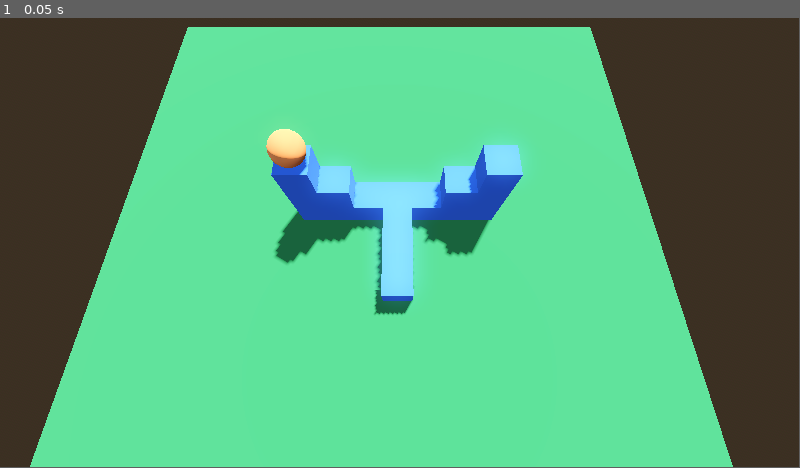
Above: before the commit, frame 1.
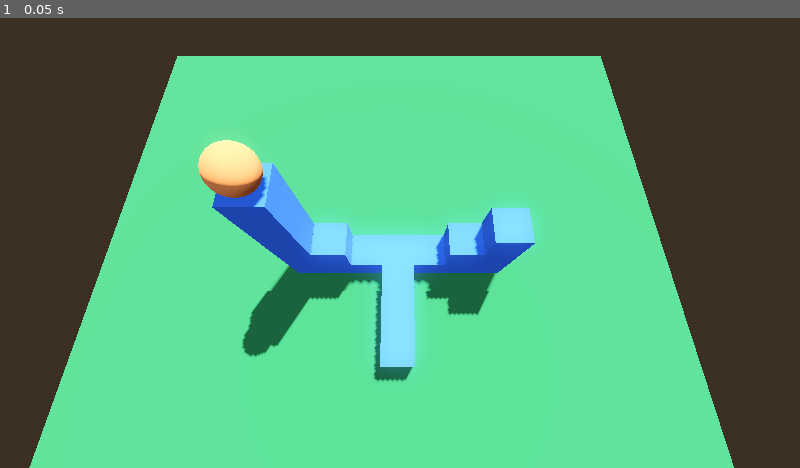
Above: after the commit, the same moment.

Repository: yosajka/box-project
Game: Godot game, scene res://scenes/gameplay.tscn
Same seed, same stepped clock (60 frames per second), same inputs: the game is played once before the commit and once after it.
Inputs:
- Up to frame 1 (0.05 s): no input
The window is 799x449 before the commit and 800x450 after it. Grey fills any space a smaller window leaves; there, only what the larger window draws over its background counts as a difference.

The runs differ from the first frame. In frame 1, 15% of the frame differs, in the area x 0-100%, y 0-100%.

Commit message:
Move by transform

Diff:
--- a/project.godot
+++ b/project.godot
@@ -17,8 +17,8 @@
 
 [display]
 
-window/size/viewport_width=1920
-window/size/viewport_height=1080
+window/size/viewport_width=1280
+window/size/viewport_height=720
 
 [input]
 
--- a/scenes/ball.tscn
+++ b/scenes/ball.tscn
@@ -1,6 +1,6 @@
 [gd_scene load_steps=5 format=3 uid="uid://dqeditn4vujgh"]
 
-[ext_resource type="Script" path="res://scenes/drag.gd" id="1_qflio"]
+[ext_resource type="Script" path="res://scripts/move_transform.gd" id="1_05m1e"]
 
 [sub_resource type="StandardMaterial3D" id="StandardMaterial3D_hm3jj"]
 albedo_color = Color(1, 0.564706, 0.313726, 1)
@@ -11,10 +11,11 @@
 [sub_resource type="ConvexPolygonShape3D" id="ConvexPolygonShape3D_pq3pv"]
 points = PackedVector3Array(0.457871, 0.198079, 0.0157824, -0.48874, -0.0916874, -0.0451868, -0.471509, -0.137027, -0.0 …(929 unchanged characters)…
 
-[node name="Ball" type="RigidBody3D"]
-lock_rotation = true
-angular_damp = 100.0
-script = ExtResource("1_qflio")
+[node name="Ball" type="StaticBody3D"]
+script = ExtResource("1_05m1e")
+move_speed = 5.0
+ray_length = 0.5
+ray_lenth_down = 100.0
 
 [node name="MeshInstance3D" type="MeshInstance3D" parent="."]
 mesh = SubResource("SphereMesh_r14ao")
@@ -24,4 +25,3 @@
 shape = SubResource("ConvexPolygonShape3D_pq3pv")
 
 [connection signal="input_event" from="." to="." method="_on_input_event"]
-[connection signal="mouse_entered" from="." to="." method="_on_mouse_entered"]
--- a/scenes/drag.gd
+++ /dev/null
@@ -1,40 +0,0 @@
-extends RigidBody3D
-
-var is_dragging : bool = false
-var mouse_start : Vector3 = Vector3()
-var direction : Vector3 = Vector3()
-var offset : Vector3 = Vector3()
-var z_cord: float = 0
-@export var move_speed : float
-
-func _ready():
-	set_process_input(true)
-
-func _on_input_event(camera, event, _pos, _normal, _shape_idx):
-	if event is InputEventMouseButton:
-		if event.is_pressed() and event.button_index == MOUSE_BUTTON_LEFT:
-			is_dragging = true
-			mouse_start = global_position
-			z_cord = global_position.distance_to(camera.global_position)
-			print("clicked")
-
-
-func _process(delta):
-	if Input.is_action_just_released("LeftClick") and is_dragging:
-		is_dragging = false
-		direction = (get_mouse_as_world_point() - mouse_start).normalized()
-		direction = get_x_or_z_direction()
-		print(direction)
-
-func _physics_process(delta):
-	move_and_collide(direction * 2 * delta)
-
-func get_mouse_as_world_point() -> Vector3:
-	var mouse_pos : Vector3 = get_viewport().get_camera_3d().project_position(get_viewport().get_mouse_position(), z_cord)
-	return mouse_pos
-
-func get_x_or_z_direction() -> Vector3:
-	direction = Vector3(round(direction.x), 0, round(direction.z))
-	if direction.x != 0 and direction.z != 0:
-		return Vector3.ZERO
-	return direction
--- a/scenes/gameplay.tscn
+++ b/scenes/gameplay.tscn
@@ -1,7 +1,7 @@
 [gd_scene load_steps=9 format=3 uid="uid://rqga4cwpe8kp"]
 
 [ext_resource type="PackedScene" uid="uid://dqeditn4vujgh" path="res://scenes/ball.tscn" id="1_g13y3"]
-[ext_resource type="PackedScene" uid="uid://c8q42ggt1gfpj" path="res://scenes/box.tscn" id="2_6cbih"]
+[ext_resource type="PackedScene" uid="uid://c8q42ggt1gfpj" path="res://scenes/groundbox.tscn" id="2_6cbih"]
 
 [sub_resource type="ProceduralSkyMaterial" id="ProceduralSkyMaterial_1ee37"]
 sky_horizon_color = Color(0.64625, 0.65575, 0.67075, 1)
@@ -26,7 +26,7 @@
 [sub_resource type="ConcavePolygonShape3D" id="ConcavePolygonShape3D_qoden"]
 data = PackedVector3Array(10, 0, 10, -10, 0, 10, 10, 0, -10, -10, 0, 10, -10, 0, -10, 10, 0, -10)
 
-[node name="Node3D" type="Node3D"]
+[node name="Gameplay" type="Node3D"]
 
 [node name="WorldEnvironment" type="WorldEnvironment" parent="."]
 environment = SubResource("Environment_sv6fi")
@@ -36,10 +36,10 @@
 shadow_enabled = true
 
 [node name="Ball" parent="." instance=ExtResource("1_g13y3")]
-transform = Transform3D(1, 0, 0, 0, 1, 0, 0, 0, 1, 0.5, 3.5, 0)
+transform = Transform3D(1, 0, 0, 0, 1, 0, 0, 0, 1, 0.5, 5.5, 0)
 
 [node name="Camera3D" type="Camera3D" parent="."]
-transform = Transform3D(1, 0, 0, 0, 0.34202, 0.939693, 0, -0.939693, 0.34202, 3.517, 10, 5.04)
+transform = Transform3D(1, 0, 0, 0, 0.34202, 0.939693, 0, -0.939693, 0.34202, 3.517, 10, 3.04)
 
 [node name="Ground" type="MeshInstance3D" parent="."]
 transform = Transform3D(1, 0, 0, 0, 1, 0, 0, 0, 1, 3, 0, 0)
@@ -50,50 +50,58 @@
 [node name="CollisionShape3D" type="CollisionShape3D" parent="Ground/StaticBody3D"]
 shape = SubResource("ConcavePolygonShape3D_qoden")
 
-[node name="Box" parent="." instance=ExtResource("2_6cbih")]
+[node name="Node3D" type="Node3D" parent="."]
+
+[node name="Box" parent="Node3D" instance=ExtResource("2_6cbih")]
 transform = Transform3D(1, 0, 0, 0, 1, 0, 0, 0, 1, 1.45026, 0.5, 0)
 
-[node name="Box7" parent="." instance=ExtResource("2_6cbih")]
+[node name="Box7" parent="Node3D" instance=ExtResource("2_6cbih")]
 transform = Transform3D(1, 0, 0, 0, 1, 0, 0, 0, 1, 1.45026, 1.5, 0)
 
-[node name="Box11" parent="." instance=ExtResource("2_6cbih")]
+[node name="Box11" parent="Node3D" instance=ExtResource("2_6cbih")]
 transform = Transform3D(1, 0, 0, 0, 1, 0, 0, 0, 1, 0.450264, 0.5, 0)
 
-[node name="Box12" parent="." instance=ExtResource("2_6cbih")]
+[node name="Box12" parent="Node3D" instance=ExtResource("2_6cbih")]
 transform = Transform3D(1, 0, 0, 0, 1, 0, 0, 0, 1, 0.450264, 1.5, 0)
 
-[node name="Box13" parent="." instance=ExtResource("2_6cbih")]
+[node name="Box13" parent="Node3D" instance=ExtResource("2_6cbih")]
 transform = Transform3D(1, 0, 0, 0, 1, 0, 0, 0, 1, 0.450264, 2.5, 0)
 
-[node name="Box2" parent="." instance=ExtResource("2_6cbih")]
+[node name="Box17" parent="Node3D" instance=ExtResource("2_6cbih")]
+transform = Transform3D(1, 0, 0, 0, 1, 0, 0, 0, 1, 0.450264, 3.5, 0)
+
+[node name="Box18" parent="Node3D" instance=ExtResource("2_6cbih")]
+transform = Transform3D(1, 0, 0, 0, 1, 0, 0, 0, 1, 0.450264, 4.5, 0)
+
+[node name="Box2" parent="Node3D" instance=ExtResource("2_6cbih")]
 transform = Transform3D(1, 0, 0, 0, 1, 0, 0, 0, 1, 2.45026, 0.5, 0)
 
-[node name="Box3" parent="." instance=ExtResource("2_6cbih")]
+[node name="Box3" parent="Node3D" instance=ExtResource("2_6cbih")]
 transform = Transform3D(1, 0, 0, 0, 1, 0, 0, 0, 1, 3.45026, 0.5, 0)
 
-[node name="Box14" parent="." instance=ExtResource("2_6cbih")]
+[node name="Box14" parent="Node3D" instance=ExtResource("2_6cbih")]
 transform = Transform3D(1, 0, 0, 0, 1, 0, 0, 0, 1, 3.45026, 0.5, 1)
 
-[node name="Box15" parent="." instance=ExtResource("2_6cbih")]
+[node name="Box15" parent="Node3D" instance=ExtResource("2_6cbih")]
 transform = Transform3D(1, 0, 0, 0, 1, 0, 0, 0, 1, 3.45026, 0.5, 2)
 
-[node name="Box16" parent="." instance=ExtResource("2_6cbih")]
+[node name="Box16" parent="Node3D" instance=ExtResource("2_6cbih")]
 transform = Transform3D(1, 0, 0, 0, 1, 0, 0, 0, 1, 3.45026, 0.5, 3)
 
-[node name="Box4" parent="." instance=ExtResource("2_6cbih")]
+[node name="Box4" parent="Node3D" instance=ExtResource("2_6cbih")]
 transform = Transform3D(1, 0, 0, 0, 1, 0, 0, 0, 1, 4.45026, 0.5, 0)
 
-[node name="Box5" parent="." instance=ExtResource("2_6cbih")]
+[node name="Box5" parent="Node3D" instance=ExtResource("2_6cbih")]
 transform = Transform3D(1, 0, 0, 0, 1, 0, 0, 0, 1, 5.45026, 0.5, 0)
 
-[node name="Box6" parent="." instance=ExtResource("2_6cbih")]
+[node name="Box6" parent="Node3D" instance=ExtResource("2_6cbih")]
 transform = Transform3D(1, 0, 0, 0, 1, 0, 0, 0, 1, 5.45026, 1.5, 0)
 
-[node name="Box8" parent="." instance=ExtResource("2_6cbih")]
+[node name="Box8" parent="Node3D" instance=ExtResource("2_6cbih")]
 transform = Transform3D(1, 0, 0, 0, 1, 0, 0, 0, 1, 6.45026, 0.5, 0)
 
-[node name="Box9" parent="." instance=ExtResource("2_6cbih")]
+[node name="Box9" parent="Node3D" instance=ExtResource("2_6cbih")]
 transform = Transform3D(1, 0, 0, 0, 1, 0, 0, 0, 1, 6.45026, 1.5, 0)
 
-[node name="Box10" parent="." instance=ExtResource("2_6cbih")]
+[node name="Box10" parent="Node3D" instance=ExtResource("2_6cbih")]
 transform = Transform3D(1, 0, 0, 0, 1, 0, 0, 0, 1, 6.45026, 2.5, 0)
--- /dev/null
+++ b/scenes/normalbox.tscn
@@ -0,0 +1,23 @@
+[gd_scene load_steps=5 format=3 uid="uid://5lpc1rurxqcs"]
+
+[ext_resource type="Script" path="res://scripts/move_transform.gd" id="1_6b4yb"]
+
+[sub_resource type="StandardMaterial3D" id="StandardMaterial3D_s4fk5"]
+albedo_color = Color(0, 0.603922, 0.372549, 1)
+
+[sub_resource type="BoxMesh" id="BoxMesh_lp2gy"]
+material = SubResource("StandardMaterial3D_s4fk5")
+
+[sub_resource type="BoxShape3D" id="BoxShape3D_rwl81"]
+
+[node name="Box" type="StaticBody3D"]
+script = ExtResource("1_6b4yb")
+move_speed = 5.0
+
+[node name="MeshInstance3D" type="MeshInstance3D" parent="."]
+mesh = SubResource("BoxMesh_lp2gy")
+
+[node name="CollisionShape3D" type="CollisionShape3D" parent="."]
+shape = SubResource("BoxShape3D_rwl81")
+
+[connection signal="input_event" from="." to="." method="_on_input_event"]
--- /dev/null
+++ b/scripts/move_transform.gd
@@ -0,0 +1,75 @@
+extends StaticBody3D
+
+@export var move_speed : float
+@export var ray_length: float
+@export var ray_lenth_down : float
+var is_selected : bool = false
+var is_moving : bool = false
+var going_down : bool = false
+var is_dragging : bool = false
+var mouse_start : Vector3 = Vector3()
+var direction : Vector3 = Vector3()
+var offset : Vector3 = Vector3()
+var z_cord: float = 0
+
+
+func _ready():
+	set_process_input(true)
+
+func _on_input_event(camera, event, _pos, _normal, _shape_idx):
+	if event is InputEventMouseButton:
+		if event.is_pressed() and event.button_index == MOUSE_BUTTON_LEFT:
+			is_dragging = true
+			mouse_start = global_position
+			z_cord = global_position.distance_to(camera.global_position)
+
+func _on_mouse_entered():
+	is_selected = true
+
+func _process(delta):
+	if Input.is_action_just_released("LeftClick") and is_dragging:
+		is_dragging = false
+		is_moving = true
+		direction = (get_mouse_as_world_point() - mouse_start).normalized()
+		direction = get_x_or_z_direction()
+		print("Move direction: ", direction)
+
+	if is_moving:
+		if going_down:
+			global_position += move_speed * Vector3.DOWN * delta
+		else:
+			global_position += move_speed * direction * delta
+
+	if direction == Vector3.ZERO:
+		is_moving = false
+
+func _physics_process(_delta):
+	if is_moving:
+		var raycast_result = ray_cast(global_position, direction, ray_length)
+		if !raycast_result.is_empty():
+			direction = Vector3.ZERO
+
+		var raycast_down_result = ray_cast(global_position - direction * 0.5, Vector3.DOWN, ray_lenth_down)
+		if !raycast_down_result.is_empty():
+			if global_position.distance_to(raycast_down_result.position) >= 1:
+				going_down = true
+			else:
+				going_down = false
+
+func get_mouse_as_world_point() -> Vector3:
+	var mouse_pos : Vector3 = get_viewport().get_camera_3d().project_position(get_viewport().get_mouse_position(), z_cord)
+	return mouse_pos
+
+func get_x_or_z_direction() -> Vector3:
+	direction = Vector3(round(direction.x), 0, round(direction.z))
+	if direction.x != 0 and direction.z != 0:
+		return Vector3.ZERO
+	return direction
+
+func ray_cast(start: Vector3, dir: Vector3, length:float) -> Dictionary:
+	var space_state = get_world_3d().direct_space_state
+	var end : Vector3 = start + dir * length
+	var query = PhysicsRayQueryParameters3D.create(start, end)
+	query.collide_with_areas = true
+	var result = space_state.intersect_ray(query)
+	return result
Renamed: scenes/box.tscn -> scenes/groundbox.tscn
